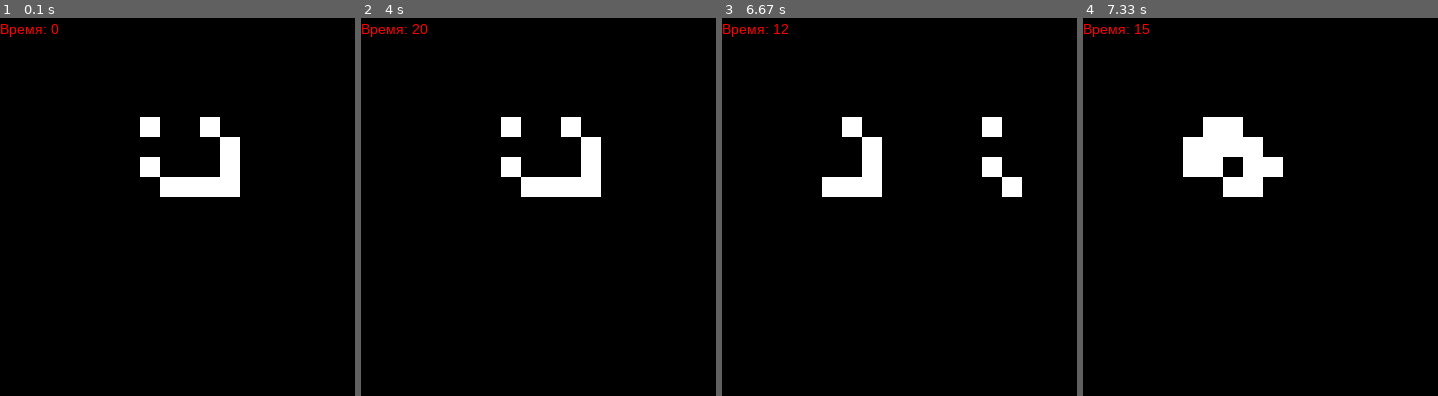
Above: before the commit, frames 1-4 (left to right).
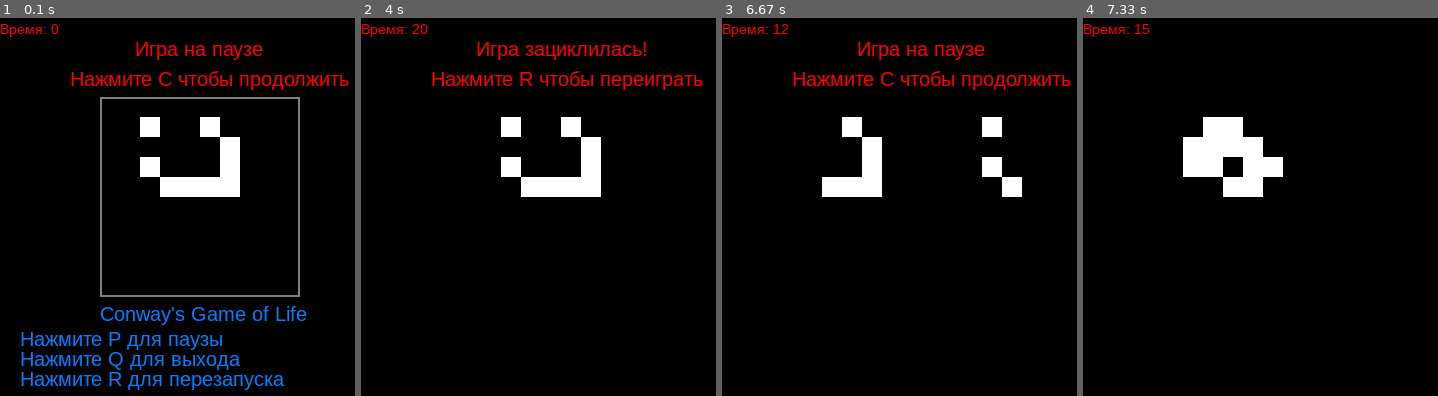
Above: after the commit, the same moments.

Repository: JimmySparklingHeels/PI_pygame
Game: pygame game, started from game of life.py
Two runs of this game, one before a commit and one after it. Both use one fixed random seed, a clock stepped at 60 frames per second and the inputs below.
Inputs:
- Up to frame 1 (0.1 s): no input
- Up to frame 2 (4 s): tap C at 0.33, 1.17, 1.63, 3.13 s; hold P 0.67-1.13 s; hold R 1.57-2.03 s; hold P 3.07-3.53 s
- Up to frame 3 (6.67 s): hold R 4.63-5.1 s; tap C at 4.7, 5.2, 5.7 s; tap P at 6.47 s
- Up to frame 4 (7.33 s): tap C at 6.93, 7.23 s

The runs differ from the first frame. In frame 1, 6.9% of the frame differs, in the area x 5-99%, y 6-99%; in frame 2, 2.0%; in frame 3, 1.8%; in frame 4, nothing differs.

Commit message:
Добавлена рамка для игрового поля, добавлен вывод подсказок, вывод 'логотипа' игры, добавлены комментарии

Diff:
--- a/game of life.py
+++ b/game of life.py
@@ -1,22 +1,59 @@
 import pygame
 import copy
 pygame.init()
+#Используемые цвета
 white = (255, 255, 255)
 gray = (128, 128, 128)
 black = (0, 0, 0)
 red = (255, 0, 0)
 azure = (0, 128, 255)
+#Разрешение окна
 dis_width = 400
 dis_height = 400
 dis = pygame.display.set_mode((dis_width, dis_height))
+#Заголовок окна
 pygame.display.set_caption("Conway's Game of Life")
 clock = pygame.time.Clock()
 fps = 10
+#Шрифты
 debug_font = pygame.font.SysFont("bahnschrift", 14)
 message_font = pygame.font.SysFont("bahnschrift", 20)
+#Функция для вывода номера хода
 def print_turn(turn):
     value = debug_font.render("Время: " + str(turn), True, red)
     dis.blit(value, [0, 24])
+#Функция для вывода уведомления о паузе
+def print_pause():
+    pygame.draw.rect(dis, black, [dis_width/2 - 130, 40, 280, 50])
+    value = message_font.render("Игра на паузе", True, red)
+    dis.blit(value, [dis_width/2 - 65, 40])
+    value = message_font.render("Нажмите C чтобы продолжить", True, red)
+    dis.blit(value, [dis_width/2 - 130, 70])
+#Функция для вывода уведомления об окончании игры
+def print_gameover():
+    pygame.draw.rect(dis, black, [dis_width/2 - 130, 40, 280, 50])
+    value = message_font.render("Игра окончена!", True, red)
+    dis.blit(value, [dis_width/2 - 70, 40])
+    value = message_font.render("Нажмите R чтобы переиграть", True, red)
+    dis.blit(value, [dis_width/2 - 130, 70])
+#Функция для вывода уведомления о зацикливании игры
+def print_gamerepeat():
+    value = message_font.render("Игра зациклилась!", True, red)
+    dis.blit(value, [dis_width/2 - 85, 40])
+    value = message_font.render("Нажмите R чтобы переиграть", True, red)
+    dis.blit(value, [dis_width/2 - 130, 70])
+#Функция для прорисовки фона
+def draw_background():
+    pygame.draw.rect(dis, gray, [100, 100, 200, 200], 2)
+    value = message_font.render("Conway's Game of Life", True, azure)
+    dis.blit(value, [dis_width/2 - 100, 305])
+    value = message_font.render("Нажмите P для паузы", True, azure)
+    dis.blit(value, [20, 330])
+    value = message_font.render("Нажмите Q для выхода", True, azure)
+    dis.blit(value, [20, 350])
+    value = message_font.render("Нажмите R для перезапуска", True, azure)
+    dis.blit(value, [20, 370])
+#Функция для отрисовки клеток и вычисления идентификатора хода
 def processCell(alive, x, y, gamestate):
     if alive == True:
         pygame.draw.rect(dis, white, [100 + 20 * x, 100 + 20 * y, 20, 20])
@@ -25,15 +62,21 @@
         pygame.draw.rect(dis, black, [100 + 20 * x, 100 + 20 * y, 20, 20])
         gamestate = gamestate + "0"
     return gamestate
+
+#Цикл для запуска игры
 def gameLoop():
-    shutdown = False
-    pause = True
-    gameover = False
-    fieldlen = 10
-    cells = [[False] * fieldlen for i in range (fieldlen)]
-    nextcells = [[False] * fieldlen for i in range (fieldlen)]
-    gamestate = []
-    turn = 1
+    shutdown = False #Выход из игры
+    pause = True #Пауза
+    pause_message = False
+    gameover = False #Конец игры
+    gameover_message = False
+    gamerepeat = False #Игра зациклилась
+    fieldlen = 10 #Размер поля
+    cells = [[False] * fieldlen for i in range (fieldlen)] #Массив состояния клеток
+    nextcells = [[False] * fieldlen for i in range (fieldlen)] #Массив состояния клеток на следующий ход
+    gamestate = [] #Идентификатор хода
+    turn = 1 #Номер хода
+    #Считывание начальной позиции клеток из файла
     with open(r"conway_input.txt") as input_file:
         j = 0
         for line in input_file:
@@ -42,27 +85,41 @@
             j += 1
             if j>fieldlen-1:
                 break
+    #Заливаем черный фон
     dis.fill(black)
+    #Добавляем пустую строку для дальнейшего заполнения
     gamestate.append("")
+
+    #Рисуем клетки и просчитываем идентификатор хода
     for i in range(fieldlen):
         for j in range(fieldlen):
             if cells[i][j] == True:
                 gamestate[0] = processCell(True, i, j, gamestate[0])
             else:
                 gamestate[0] = processCell(False, i, j, gamestate[0])
+    #Рисуем фон
+    draw_background()
+    #Рисуем номер хода
     print_turn(0)
+    #Выводим на экран отрисованные элементы
     pygame.display.update()
+
+    #Основной цикл игры
     while not shutdown:
+        #Считываем нажатия клавиш
         for event in pygame.event.get():
                 if event.type == pygame.KEYDOWN:
                     if event.key == pygame.K_q:
                         shutdown = True
                     elif event.key == pygame.K_p:
                         pause = True
+                        pause_message = False
                     elif event.key == pygame.K_r:
                         gameLoop()
-                if event.type == pygame.QUIT:
+                if event.type == pygame.QUIT: #При нажатии на крестик в углу окна происходит выход из игры
                     shutdown = True
+
+        #Останавливаемся в новом цикле при завершении игры
         while gameover:
             for event in pygame.event.get():
                 if event.type == pygame.KEYDOWN:
@@ -76,8 +133,13 @@
                     shutdown = True
                     gameover = False
                     pause = False
+            if not gameover_message: #Один раз выводим сообщение об окончании игры
+                print_gameover()
+                gameover_message = True
             pygame.display.update()
             clock.tick(fps)
+
+        #Останавливаемся в новом цикле при паузе
         while pause:
             for event in pygame.event.get():
                 if event.type == pygame.KEYDOWN:
@@ -89,13 +151,19 @@
                 if event.type == pygame.QUIT:
                     shutdown = True
                     pause = False
+            if not pause_message: #Один раз выводим сообщение о паузе
+                print_pause()
+                pause_message = True
             pygame.display.update()
             clock.tick(fps)
+
         dis.fill(black)
         gamestate.append("")
+        #Просчитываем состояния клеток на следующий ход
         for i in range(fieldlen):
             for j in range(fieldlen):
-                alivenum = 0
+                alivenum = 0 #Количество живых соседей
+                #Считаем, сколько у клетки живых соседей
                 for a in range(-1, 2):
                     for b in range(-1, 2):
                         if a == b == 0: continue
@@ -107,33 +175,46 @@
                         if v > fieldlen-1: v = 0
                         if cells[c][v] == True:
                             alivenum = alivenum + 1
+
+                #Если клетка мертвая
                 if cells[i][j] == False:
-                    if alivenum == 3:
+                    if alivenum == 3: #Если три соседа, клетка живёт
                         nextcells[i][j] = True
                         gamestate[turn] = processCell(True, i, j, gamestate[turn])
-                    else:
+                    else: #Иначе, клетка умирает
                         nextcells[i][j] = False
                         gamestate[turn] = processCell(False, i, j, gamestate[turn])
-                else:
-                    if alivenum < 2:
+                else: #Если клетка живая
+                    if alivenum < 2: #Если у неё меньше двух живых соседей, она умирает
                         nextcells[i][j] = False
                         gamestate[turn] = processCell(False, i, j, gamestate[turn])
-                    elif alivenum > 3:
+                    elif alivenum > 3: #Если у неё больше трех живых соседей, она умирает
                         nextcells[i][j] = False
                         gamestate[turn] = processCell(False, i, j, gamestate[turn])
-                    else:
+                    else: #Если 2 или 3 соседа, клетка остаётся жить
                         nextcells[i][j] = True
                         gamestate[turn] = processCell(True, i, j, gamestate[turn])
-        cur = len(gamestate)-1
+        cur = len(gamestate)-1 #Номер последнего хода
+
+        #Если идентификатор равен нулю (все клетки мертвые), игра окончена
         if int(gamestate[cur]) == 0: gameover = True
+        #Если идентификатор повторился, игра зациклилась
         for n in range(cur):
             if gamestate[n] == gamestate[cur]:
                 gamerepeat = True
+        #Копируем массив клеток следующего хода в массив клеток данного хода
         cells = copy.deepcopy(nextcells)
-        print_turn(turn)
+        #draw_background()
+        #Если игра зациклилась, вывести сообщение
+        if gamerepeat == True:
+            print_gamerepeat()
+        print_turn(turn) #Выводим номер хода
         pygame.display.update()
-        turn += 1
+        turn += 1 #Прибавляем единицу к счетчику хода
         clock.tick(fps)
+    #Если shutdown = true, выходим из игры
     pygame.quit()
     quit()
+
+#Вызываем функцию для запуска игры
 gameLoop()
